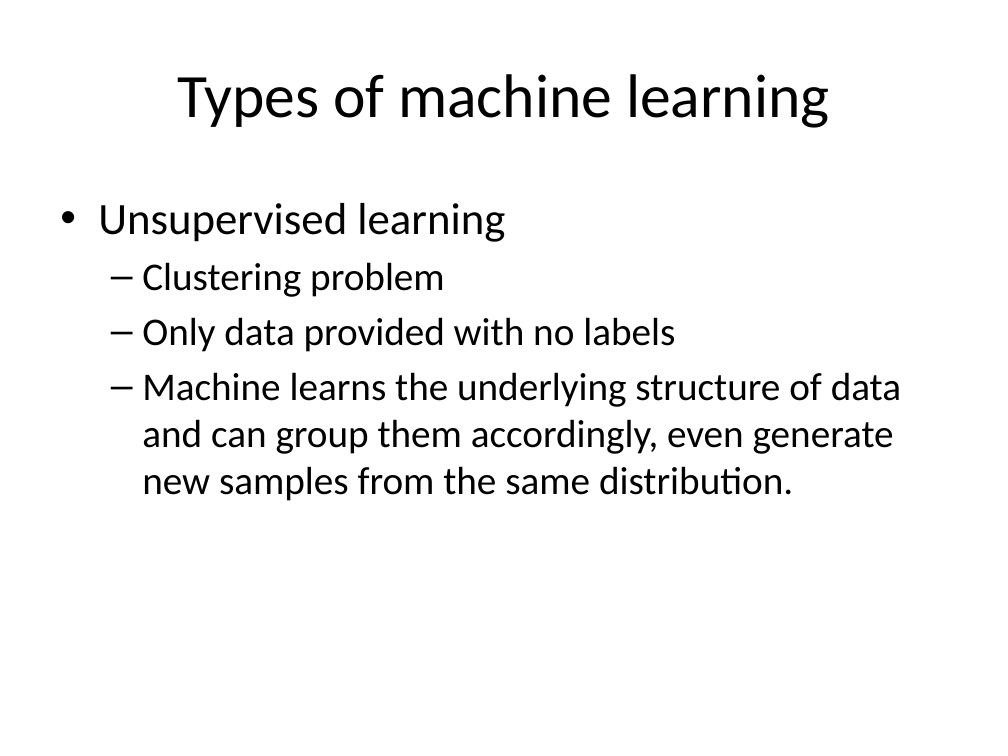
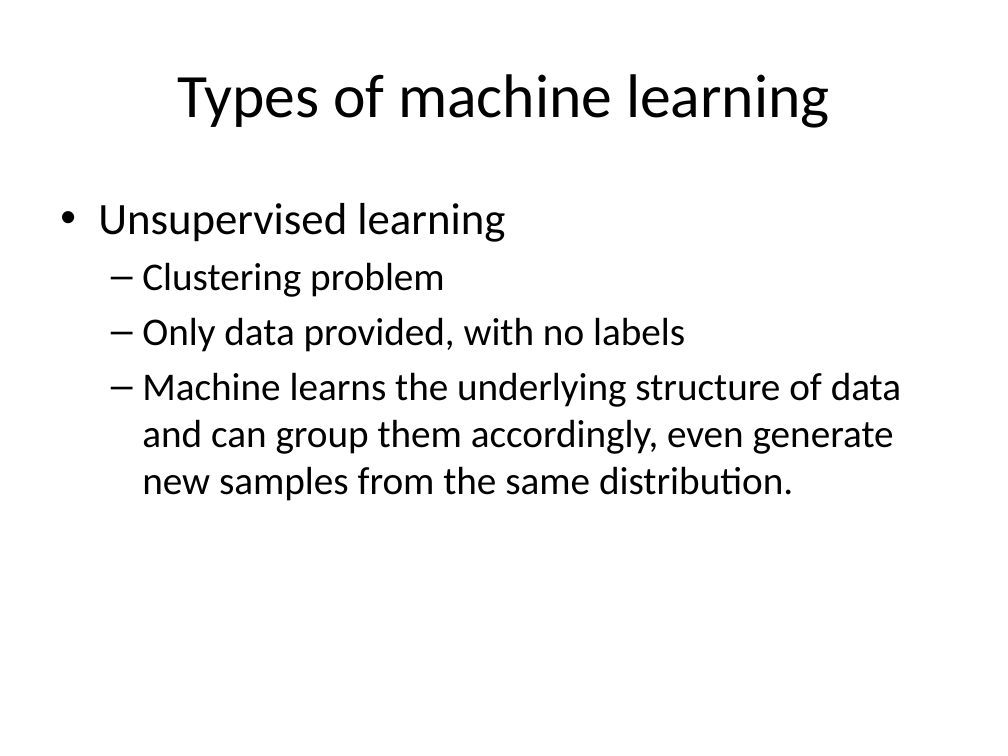
Before and after one commit to WendaZ/PyCharm_data, a slide deck: slide 6 of Machine Learning in Medical Imaging.pptx. Drawn at 1008x756 pixels with LibreOffice and Linux fonts; fonts in the diff are those of the drawing. Boxes give left, top, right and bottom in pixels: in the first picture for what was removed or moved away, otherwise in the second. Text is boxed around its words. In the diff, an @@ line names an element or a change of style, - is before the commit and + after.

```diff
--- a/Machine Learning in Medical Imaging.pptx
+++ b/Machine Learning in Medical Imaging.pptx
@@ text at <box>142,317,685,352</box>: text changed @@
-  – Only data provided with no labels
+  – Only data provided, with no labels
```
Also in this commit, not shown: 4 other slides changed, 7 slides added.
